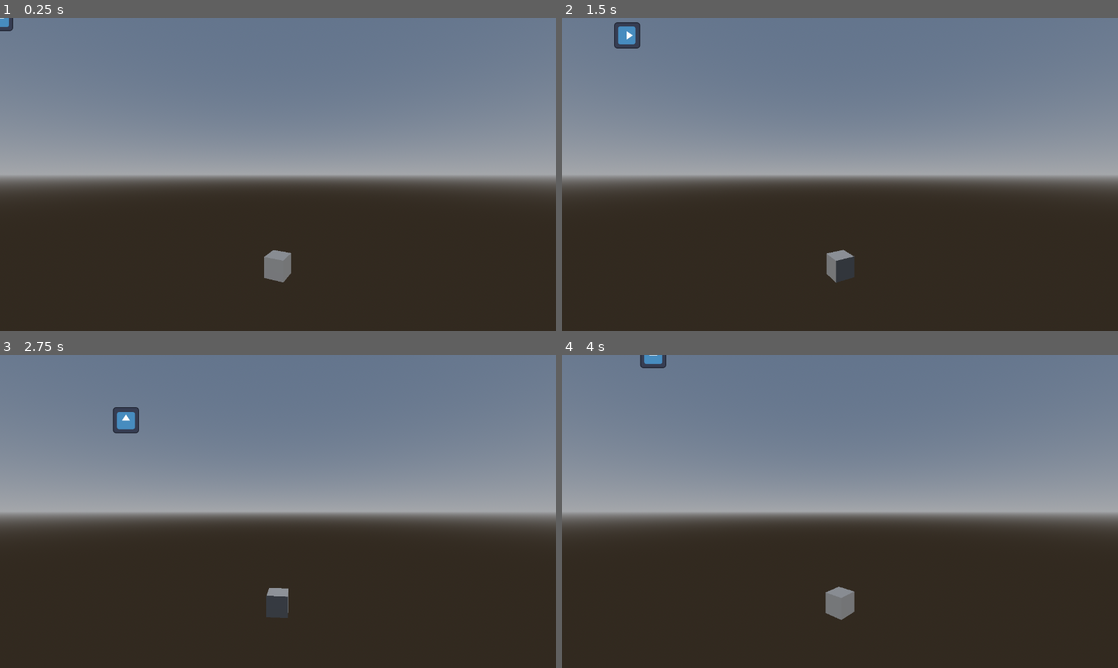
Above: before the commit, frames 1-4 (two rows, left to right).
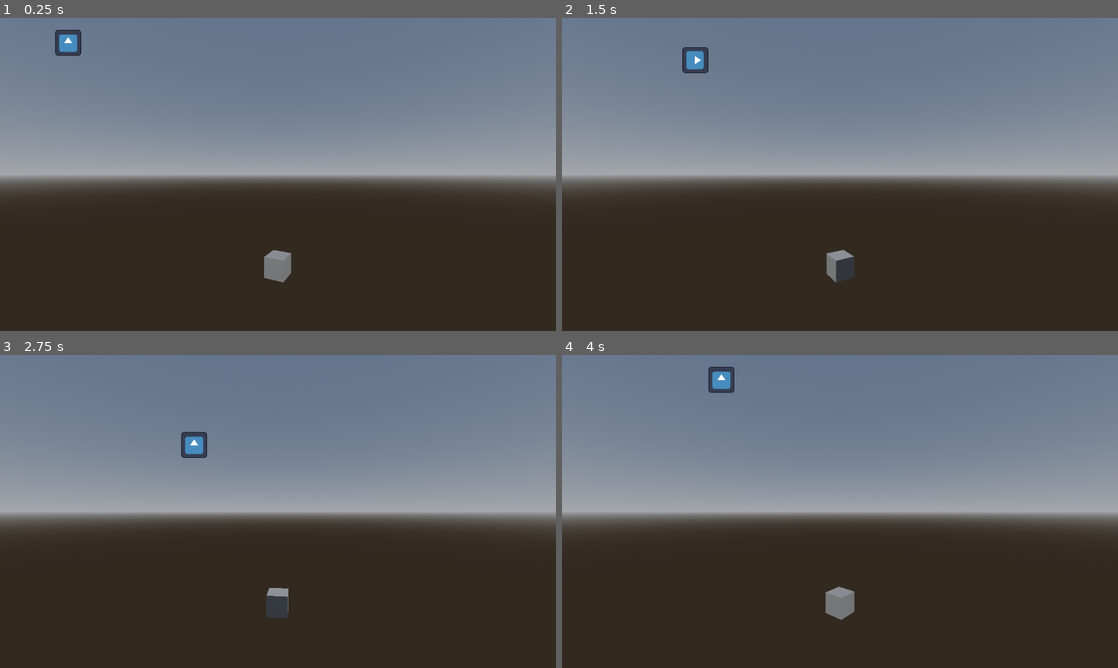
Above: after the commit, the same moments.

Repository: panorb/ludum-dare-55
Game: Godot game, scene res://game/game.tscn
Same seed, same stepped clock (60 frames per second), same inputs: the game is played once before the commit and once after it. The engine's default icon, where the game draws it, is replaced by a stand-in: a white triangle on a blue panel in a dark square.
Inputs:
- Up to frame 1 (0.25 s): no input
- Up to frame 2 (1.5 s): tap Enter at 0.5 s; hold Right (ui_right) 0.53-1.28 s; hold Down (ui_down) from 1.28 s (still down)
- Up to frame 3 (2.75 s): release Down (ui_down) at 2.03 s; hold Right (ui_right) from 2.03 s (still down)
- Up to frame 4 (4 s): release Right (ui_right) at 2.78 s; hold Up (ui_up) 2.78-3.53 s; hold Left (ui_left) from 3.53 s (still down)

The runs differ from the first frame. In frame 1, 0.5% of the frame differs, in the area x 0-15%, y 0-13%; in frame 2, 0.8%, in the area x 9-27%, y 1-18%; in frame 3, 0.8%; in frame 4, 0.6%.

Commit message:
More scene restructuring & renaming

Diff:
--- a/godot/entity/player.tscn
+++ b/godot/entity/player.tscn
@@ -1,8 +1,10 @@
-[gd_scene load_steps=2 format=3 uid="uid://36yf2lknh4wl"]
+[gd_scene load_steps=3 format=3 uid="uid://36yf2lknh4wl"]
 
 [ext_resource type="Texture2D" uid="uid://b06a5xutca41y" path="res://icon.svg" id="1_ol1yl"]
+[ext_resource type="Script" path="res://entity/player.gd" id="1_swjmm"]
 
-[node name="Node2D" type="Node2D"]
+[node name="Player" type="Node2D"]
+script = ExtResource("1_swjmm")
 
 [node name="Sprite2D" type="Sprite2D" parent="."]
 scale = Vector2(0.46875, 0.46875)
--- a/godot/environment/environment.gd
+++ b/godot/environment/environment.gd
@@ -1,9 +1,9 @@
 extends Node3D
 
 
-@export var camera_origin: Node3D
-@export var camera: Camera3D
-@export var camera_focus: Node3D
+@onready var camera_origin: Node3D = get_node("%CameraOrigin")
+@onready var camera: Camera3D = get_node("%Camera3D")
+@onready var camera_focus: Marker3D = get_node("%CameraFocus")
 
 # Called when the node enters the scene tree for the first time.
 func _ready():
--- a/godot/environment/environment.tscn
+++ b/godot/environment/environment.tscn
@@ -11,28 +11,28 @@
 background_mode = 2
 sky = SubResource("Sky_anvrc")
 
-[node name="Environment" type="Node3D" node_paths=PackedStringArray("camera_origin", "camera", "camera_focus")]
+[node name="Environment" type="Node3D"]
 script = ExtResource("1_c4stx")
-camera_origin = NodePath("CameraOrigin")
-camera = NodePath("CameraOrigin/Camera/Camera3D")
-camera_focus = NodePath("CameraFocus")
 
 [node name="CSGBox3D" type="CSGBox3D" parent="."]
 transform = Transform3D(1, 0, 0, 0, 1, 0, 0, 0, 1, 0, 0.554672, 0)
 
-[node name="CameraOrigin" type="Node3D" parent="."]
+[node name="Camera" type="Node" parent="."]
 
-[node name="Camera" type="Node3D" parent="CameraOrigin"]
+[node name="CameraOrigin" type="Node3D" parent="Camera"]
+unique_name_in_owner = true
+
+[node name="Camera3D" type="Camera3D" parent="Camera/CameraOrigin"]
+unique_name_in_owner = true
 transform = Transform3D(1, 0, 0, 0, 1, 0, 0, 0, 1, 0, 5, 10)
+current = true
 
-[node name="Camera3D" type="Camera3D" parent="CameraOrigin/Camera"]
-current = true
+[node name="CameraFocus" type="Marker3D" parent="Camera"]
+unique_name_in_owner = true
+transform = Transform3D(1, 0, 0, 0, 1, 0, 0, 0, 1, 0, 5, 0)
 
 [node name="DirectionalLight3D" type="DirectionalLight3D" parent="."]
 transform = Transform3D(0.707107, -0.5, 0.5, 0, 0.707107, 0.707107, -0.707107, -0.5, 0.5, 0, 0, 0)
 
-[node name="CameraFocus" type="Node3D" parent="."]
-transform = Transform3D(1, 0, 0, 0, 1, 0, 0, 0, 1, 0, 5, 0)
-
 [node name="WorldEnvironment" type="WorldEnvironment" parent="."]
 environment = SubResource("Environment_enxjm")
--- a/godot/game/game.tscn
+++ b/godot/game/game.tscn
@@ -25,4 +25,4 @@
 
 [node name="Environment" parent="Control/SubViewportContainer/SubViewport" instance=ExtResource("1_vykj5")]
 
-[node name="Foreground" parent="." instance=ExtResource("2_hvccx")]
+[node name="Level" parent="." instance=ExtResource("2_hvccx")]
--- a/godot/game/level.tscn
+++ b/godot/game/level.tscn
@@ -1,12 +1,11 @@
-[gd_scene load_steps=3 format=3 uid="uid://cwbdfcdw51eus"]
+[gd_scene load_steps=2 format=3 uid="uid://cwbdfcdw51eus"]
 
 [ext_resource type="PackedScene" uid="uid://36yf2lknh4wl" path="res://entity/player.tscn" id="1_ex0qr"]
-[ext_resource type="Script" path="res://entity/player.gd" id="1_xfmkh"]
 
-[node name="Foreground" type="Node2D"]
+[node name="Level" type="Node2D"]
 
-[node name="Node2D" parent="." instance=ExtResource("1_ex0qr")]
-script = ExtResource("1_xfmkh")
+[node name="Player" parent="." instance=ExtResource("1_ex0qr")]
+position = Vector2(157, 57)
 
 [node name="SubViewportContainer" type="SubViewportContainer" parent="."]
 offset_right = 512.0
